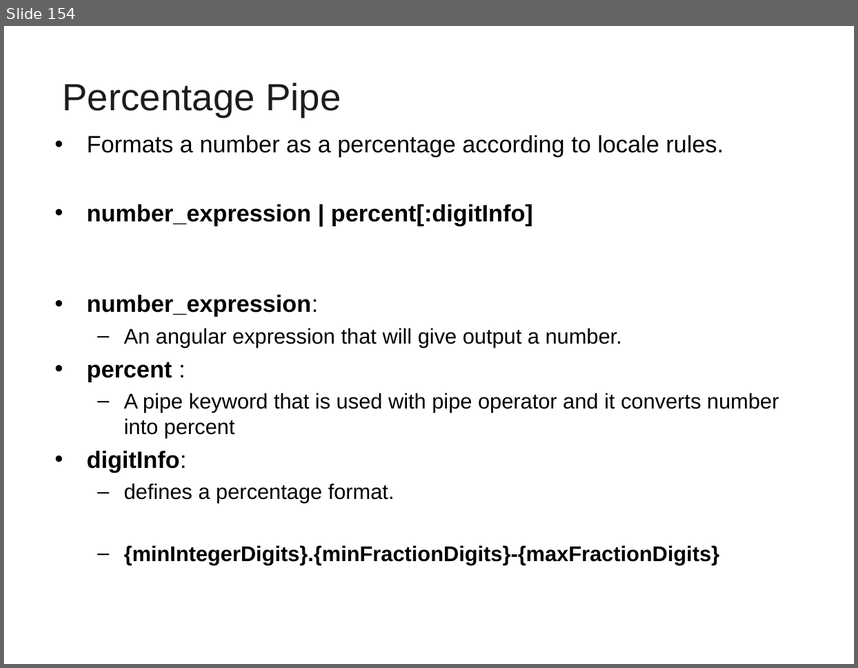
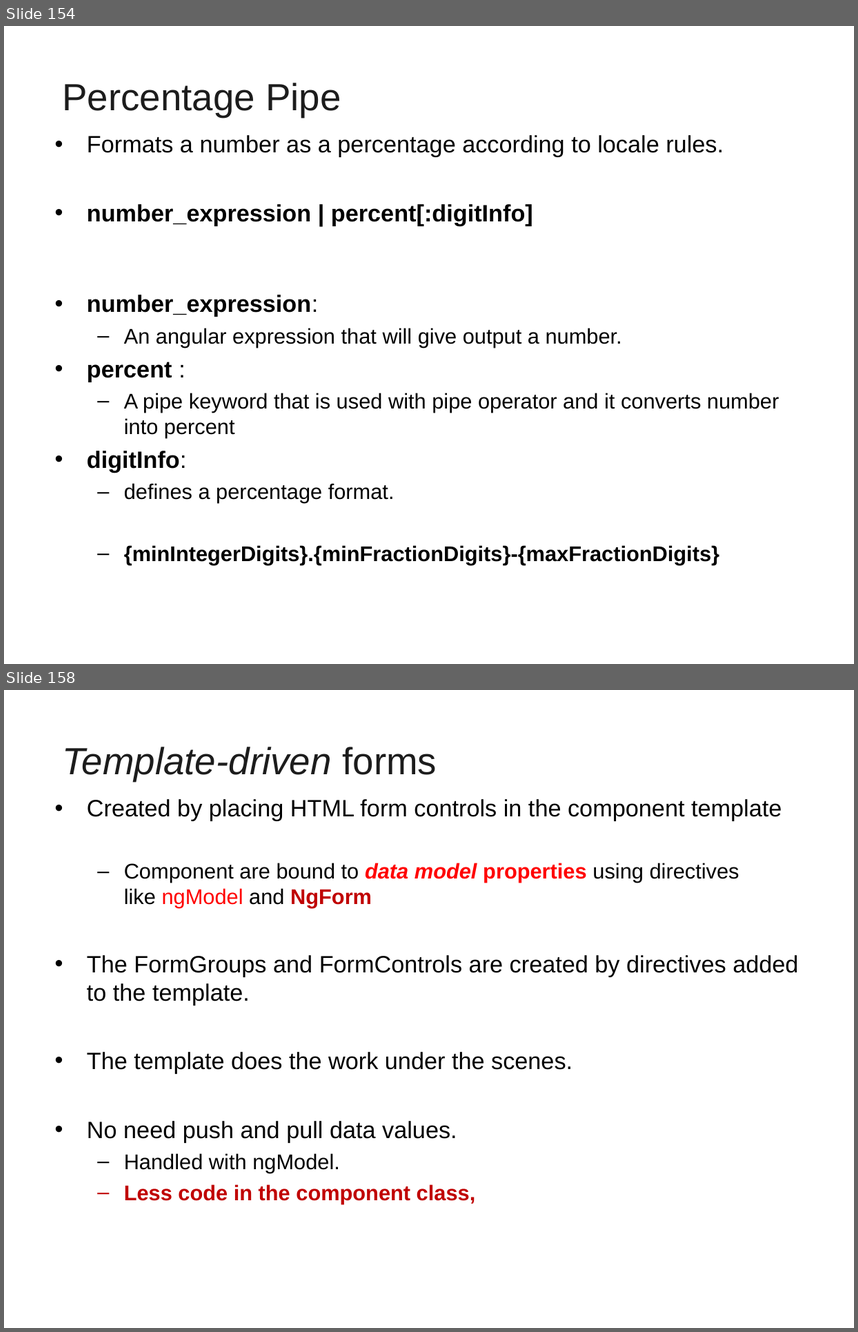
Before and after one commit to vatsanTraining/corejava, a slide deck: Angular_HSBC.ppt. Shown one above the other, each under a label of ours: slide 154 before the commit, slides 154 and 158 after it; the slides between them are not shown. The pictures are 858x668 and 858x1332 pixels, drawn with LibreOffice and Linux fonts; fonts in the diff are those of the drawing; background and template pictures are left out. Boxes give left, top, right and bottom in pixels: in the first picture for what was removed or moved away, otherwise in the second. Text is boxed around its words. In the diff, an @@ line names an element or a change of style, - is before the commit and + after.

```diff
--- a/Angular_HSBC.ppt
+++ b/Angular_HSBC.ppt
@@ slide 158 added at (4, 690, 854, 1328), background picture (left out) @@
@@ title added at (62, 747, 437, 781), 32 pt, text #1C1C1C, italic @@
+Template-driven forms
@@ text added at (87, 799, 798, 1203), 20 pt, text #000000 @@
+• Created by placing HTML form controls in the component template
+  – Component are bound to data model properties using directives like ngModel and NgForm
+• The FormGroups and FormControls are created by directives added to the template.
+• The template does the work under the scenes.
+• No need push and pull data values.
+  – Handled with ngModel.
+  – Less code in the component class,
```
Also in this commit, not shown: 1 slide changed, 12 other slides added.
